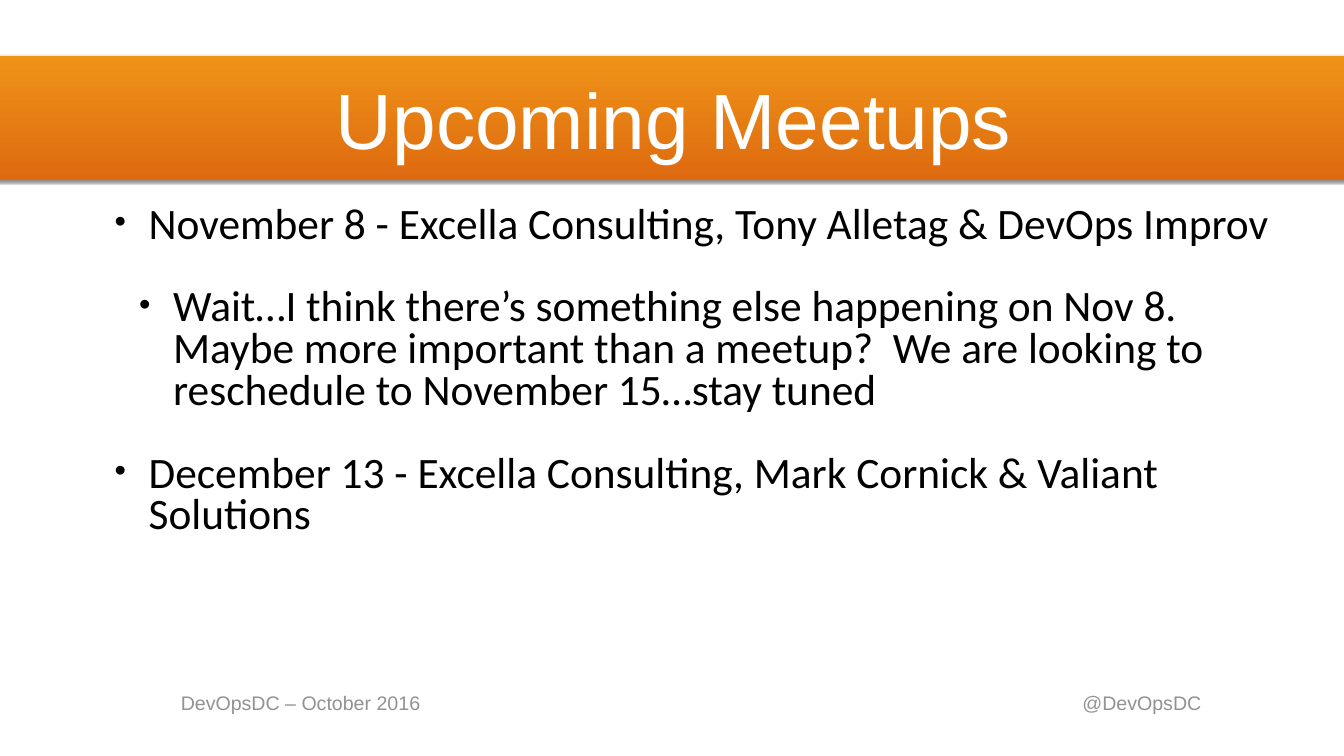
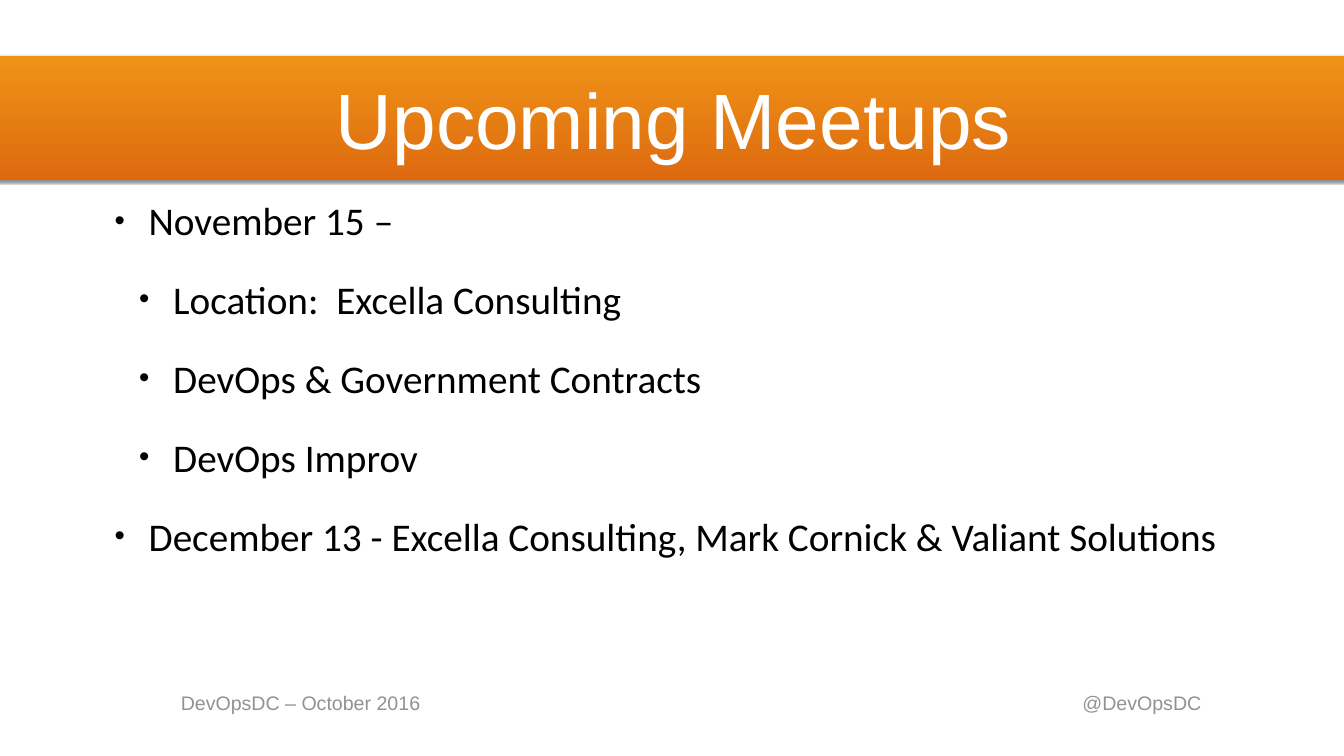
Before and after one commit to devopsdc/presentations, a slide deck: slide 10 of pdf/DevOpsDC Oct 2016.pptx. Drawn at 1344x756 pixels with LibreOffice and Linux fonts; fonts in the diff are those of the drawing; background and template pictures are left out. Boxes give left, top, right and bottom in pixels: in the first picture for what was removed or moved away, otherwise in the second. Text is boxed around its words. In the diff, an @@ line names an element or a change of style, - is before the commit and + after.

Commit message:
November meeting moved to the 15th

```diff
--- a/pdf/DevOpsDC Oct 2016.pptx
+++ b/pdf/DevOpsDC Oct 2016.pptx
@@ text at [149, 207, 702, 479]: text changed; size 62 to 56 pt @@
-• November 8 - Excella Consulting, Tony Alletag & DevOps Improv
-  • Wait…I think there’s something else happening on Nov 8. Maybe more important than a meetup? We are looking to reschedule to November 15…stay tuned
+• November 15 –
+  • Location: Excella Consulting
+  • DevOps & Government Contracts
+  • DevOps Improv
@@ text at [149, 523, 1216, 558]: size 62 to 56 pt in "December 13 - Excella Consulting, Mark Cornick ..." @@
```
Also in this commit, not shown: 1 other file.
